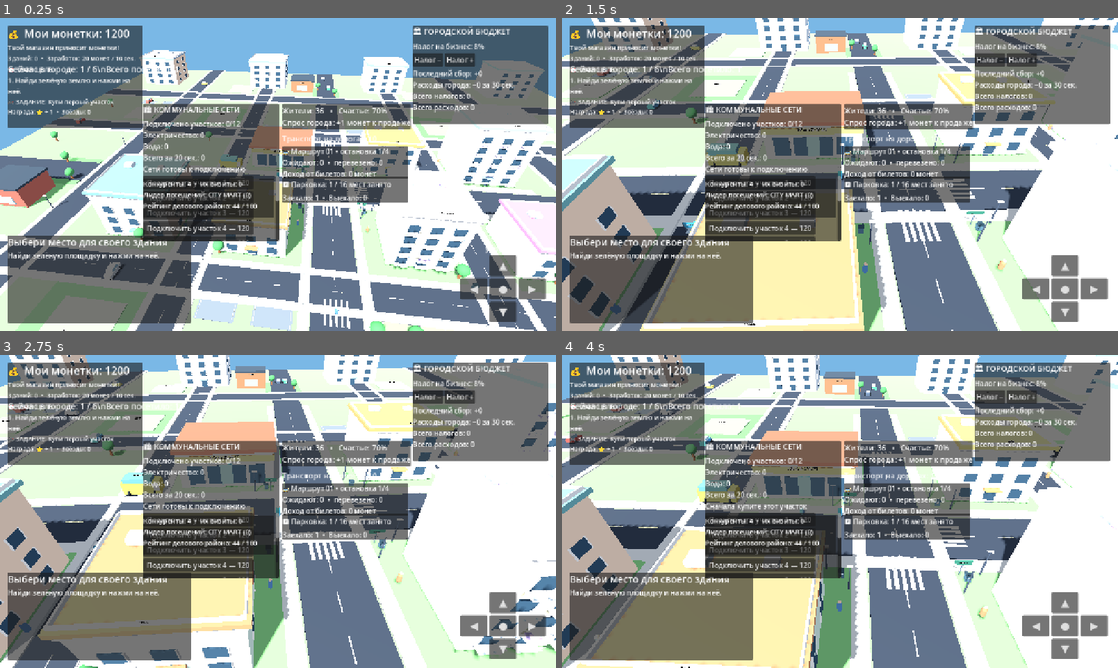
Above: before the commit, frames 1-4 (two rows, left to right).
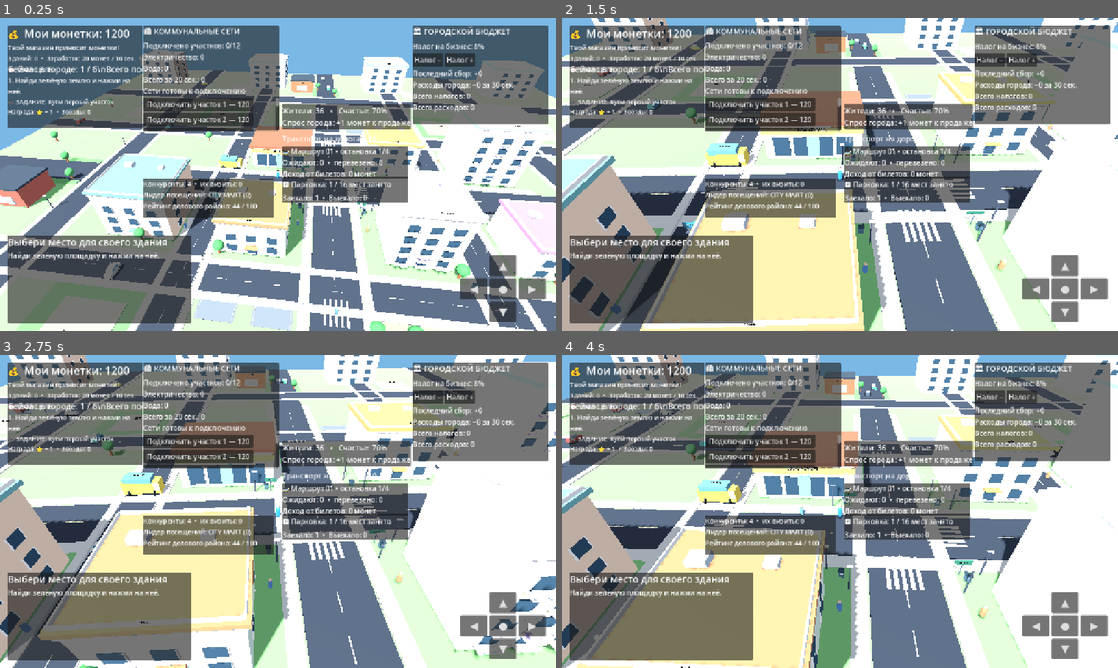
Above: after the commit, the same moments.

Repository: uchihabaha05-del/MINI-WORLD-TYCOON
Game: Godot game, scene res://scenes/Main.tscn
The game is run twice, just before and just after one commit, with the same random seed, the same clock (stepped at 60 frames per second) and the same inputs.
Inputs (mouse positions are in pixels of both pictures, inside the frame that each line leads up to):
- Up to frame 1 (0.25 s): no input
- Up to frame 2 (1.5 s): move the mouse to (962, 158) at 0.52 s; hold D 0.53-1.28 s; click (962, 158) at 0.67 s; move the mouse to (728, 190) at 1.27 s; hold S from 1.28 s (still down)
- Up to frame 3 (2.75 s): move the mouse to (333, 442) at 2.02 s; release S at 2.03 s; hold D from 2.03 s (still down)
- Up to frame 4 (4 s): move the mouse to (812, 574) at 2.77 s; release D at 2.78 s; hold W 2.78-3.53 s; click (812, 574) at 2.92 s; move the mouse to (1006, 558) at 3.52 s; hold A from 3.53 s (still down)

The runs differ from the first frame. In frame 1, 15% of the frame differs, in the area x 25-51%, y 2-72%; in frame 2, 16%; in frame 3, 16%; in frame 4, 16%.

Commit message:
Refine compact mobile HUD spacing and panel sizing

Diff:
--- a/scripts/city_utilities.gd
+++ b/scripts/city_utilities.gd
@@ -42,9 +42,9 @@
 	panel.anchor_left = 0.0
 	panel.anchor_right = 0.0
 	panel.offset_left = 330
-	panel.offset_top = 198
+	panel.offset_top = 18
 	panel.offset_right = 642
-	panel.offset_bottom = 338
+	panel.offset_bottom = 190
 	layer.add_child(panel)
 	var content := VBoxContainer.new()
 	panel.add_child(content)
@@ -56,7 +56,7 @@
 	hud_label.autowrap_mode = TextServer.AUTOWRAP_WORD_SMART
 	content.add_child(hud_label)
 	var scroll := ScrollContainer.new()
-	scroll.custom_minimum_size = Vector2(280, 150)
+	scroll.custom_minimum_size = Vector2(280, 76)
 	content.add_child(scroll)
 	var plot_buttons := VBoxContainer.new()
 	scroll.add_child(plot_buttons)
